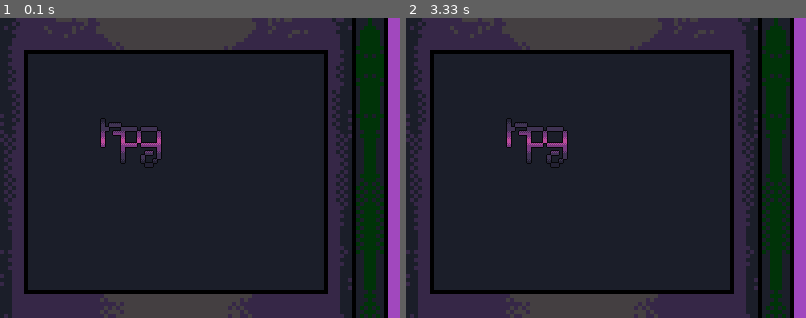
Above: before the commit, frames 1-2 (left to right).
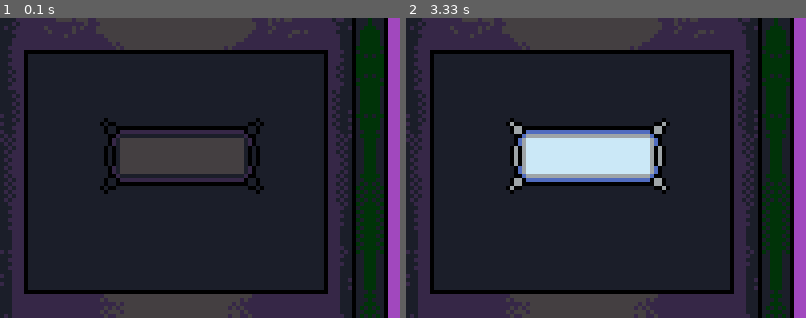
Above: after the commit, the same moments.

Repository: Justpasha1/pygameShit
Game: pygame game, started from code/main.py
The game is run twice, just before and just after one commit, with the same random seed, the same clock (stepped at 60 frames per second) and the same inputs.
Inputs (mouse positions are % of the whole screen's width and height, from its top left):
- Up to frame 1 (0.1 s): no input
- Up to frame 2 (3.33 s): click (23, 23) at 0.38 s; press the mouse at (62, 59) at 0.7 s; move the mouse to (43, 36) at 0.8 s; release the mouse at (24, 13) at 0.93 s; click (23, 23) at 1.05 s; click (61, 50) at 1.38 s; click (32, 18) at 3.22 s
The pictures show only the part of the screen within x 0-50%, y 0-50%; the shares and areas given below are measured in that part.

The runs differ from the first frame. In frame 1, 6.5% of the frame differs, in the area x 25-66%, y 33-59%; in frame 2, 8.0%.

Commit message:
complete buttons, begin working on player

Diff:
--- a/code/buttons.py
+++ b/code/buttons.py
@@ -1,10 +1,25 @@
 from pygame import *
-import superclasses
+import superclasses, constans, os
 
 class Buttons(superclasses.Image):
-    def __init__(self, width: int, height: int, path: str, x: int, y: int, func: callable) -> None:
-        super().__init__(width, height, path, x, y)
+    def __init__(self, width: int, height: int, paths: list, x: int, y: int, func: callable) -> None:
+        self.Width = width
+        self.Height = height
+        self.X = x
+        self.Y = y
+        self.Images = []
+        for i in paths:
+            i = image.load(os.path.join(constans.path_to_folder, i))
+            i = transform.scale(i, (width, height))
+            self.Images.append(i)
+        self.Image = self.Images[0]
         self.Func = func
     def click(self, coords):
         if (self.X<=coords[0]<= self.X+self.Width) and (self.Y<=coords[1] and self.Y+self.Height >= coords[1]):
             self.Func()
+            self.Image = self.Images[2]
+    def hover(self, coords):
+        if (self.X<=coords[0]<= self.X+self.Width) and (self.Y<=coords[1] and self.Y+self.Height >= coords[1]):
+            self.Image=self.Images[1]
+        else:
+            self.Image=self.Images[0]
--- a/code/main.py
+++ b/code/main.py
@@ -12,7 +12,7 @@
 def hello():
     print("Hello world")
 
-test = buttons.Buttons(62, 50, "images\\icons\\icon.png", 100, 100, hello)
+test = buttons.Buttons(41*4, 19*4, ["images\\buttons\\rectangle\\base.png","images\\buttons\\rectangle\\hover.png", "images\\buttons\\rectangle\\pressed.png"], 100, 100, hello)
 ######################################
 def game():
     while True:
@@ -23,5 +23,7 @@
                 return False
             elif i.type == MOUSEBUTTONDOWN:
                 test.click(mouse.get_pos())
+            elif i.type == MOUSEMOTION:
+                test.hover(mouse.get_pos())
         display.flip()
 game()
--- a/code/player.py
+++ b/code/player.py
@@ -0,0 +1,23 @@
+import pygame, os, constans, buttons, random
+
+class Player:
+    def __init__(self, hp, dmg, df, gold):
+        self.HitPoints=hp
+        self.CurHP = self.HitPoints
+        self.Damage=dmg
+        self.Defense=df
+        self.CurDefense = 0
+        self.Gold=gold
+        self.CritChance = 25
+    def attack(self):
+        pass
+    def defense(self):
+        pass
+    def heal(self):
+        pass
+    def buy(self):
+        pass
+    def earn(self):
+        pass
+    def attacked(self):
+        pass
Not shown, changed: README.md
Binary file added: images/buttons/rectangle/base.png
Binary file added: images/buttons/rectangle/hover.png
Binary file added: images/buttons/rectangle/pressed.png
